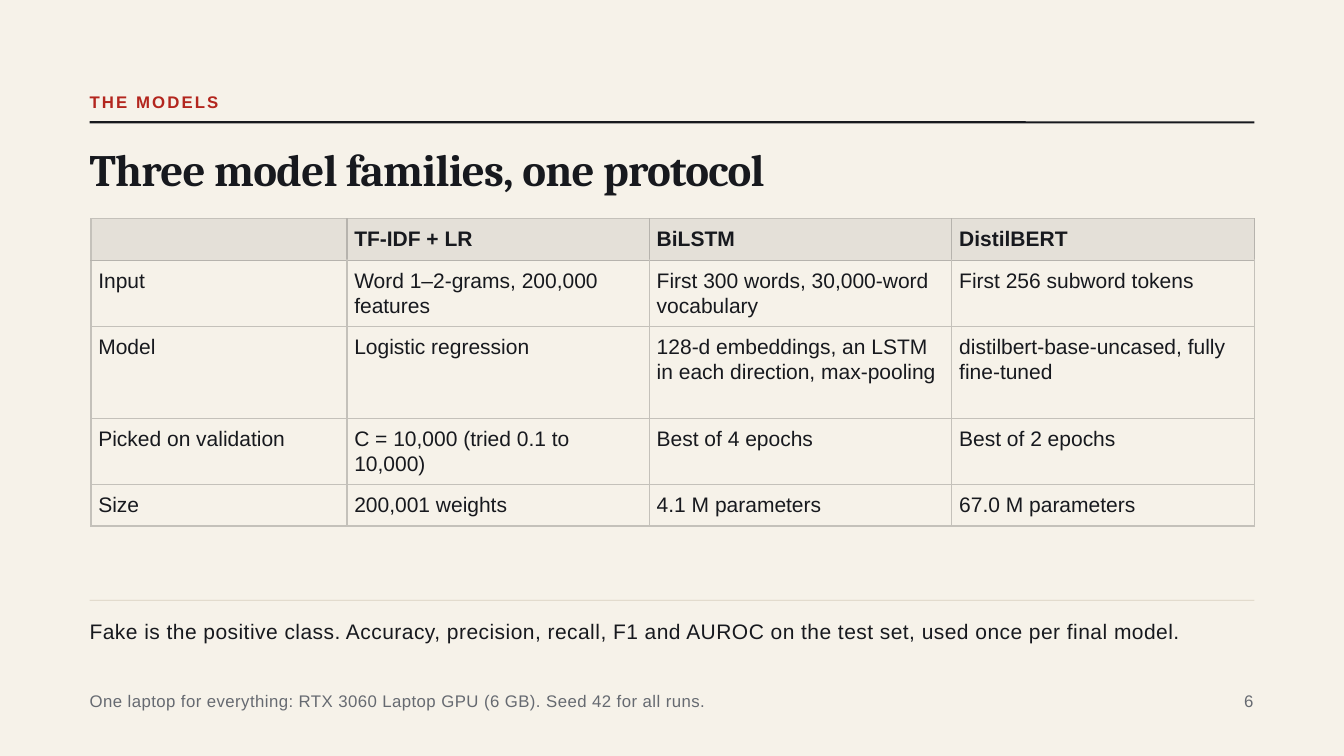
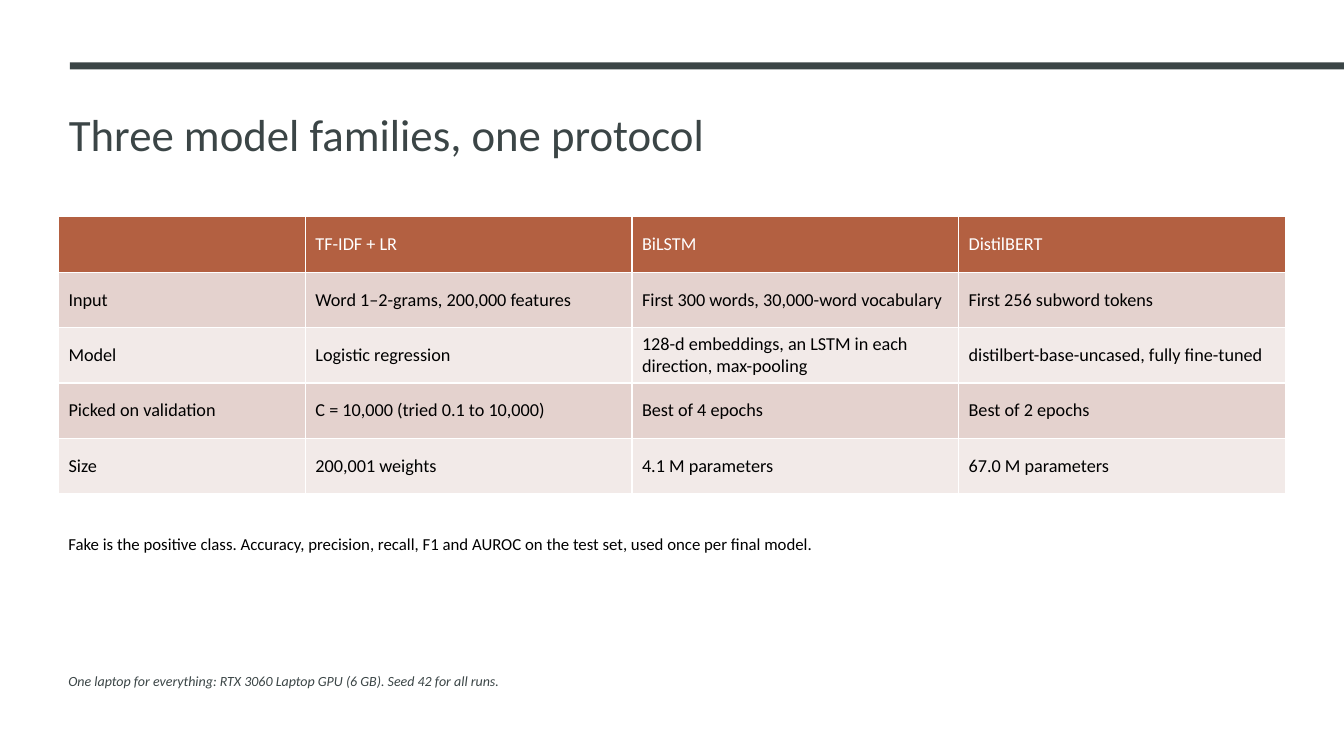
Before and after one commit to Abrafar/cs412-fake-news-detectio, a slide deck: slide 6 of presentation/CS412_Final_Presentation_Faruki.pptx. Drawn at 1344x756 pixels with LibreOffice and Linux fonts; fonts in the diff are those of the drawing. Boxes give left, top, right and bottom in pixels: in the first picture for what was removed or moved away, otherwise in the second. Text is boxed around its words. In the diff, an @@ line names an element or a change of style, - is before the commit and + after.

```diff
--- a/presentation/CS412_Final_Presentation_Faruki.pptx
+++ b/presentation/CS412_Final_Presentation_Faruki.pptx
@@ background #F6F2E9 to #FFFFFF @@
@@ rectangle added at bbox=[70, 63, 1344, 70], fill #3B4546 @@
@@ title "Three model families, one protocol": place and size @@
-title "Three model families, one protocol" at bbox=[90, 154, 764, 196]
+title "Three model families, one protocol" at bbox=[69, 120, 704, 159]
@@ title "Three model families, one protocol" at bbox=[69, 120, 704, 159]: font Cambria to Calibri, text colour #17191E to #3B4546, letter spacing -0.5 to 0 pt, bold off; line spacing 35.2pt to 0.8 @@
@@ text removed at bbox=[90, 96, 218, 108] @@
-THE MODELS
@@ line removed from (90, 122) to (1254, 122) @@
@@ table at bbox=[58, 217, 1286, 494] @@
@@ fill #E4E0D8 to #B36041 in row 1 @@
@@ fill none to #E5D2CF in 8 cells @@
@@ fill none to #F2EAE9 in 8 cells @@
@@ size 15 to 13 pt, font Arial to Calibri, text colour #17191E to #000000 @@
@@ text colour #17191E to #FFFFFF, bold off in "TF-IDF + LR", "BiLSTM", "DistilBERT" @@
@@ line spacing 18pt to 1 @@
@@ borders changed @@
@@ table: place and size @@
-table at bbox=[91, 219, 1254, 526]
+table at bbox=[58, 217, 1286, 494]
@@ text "Fake is the positive class. ...": place and size @@
-text "Fake is the positive class. ..." at bbox=[90, 623, 1179, 644]
+text "Fake is the positive class. ..." at bbox=[68, 538, 811, 553]
@@ text "Fake is the positive class. ..." at bbox=[68, 538, 811, 553]: size 15 to 12 pt, font Arial to Calibri, text colour #17191E to #000000, letter spacing 0.3 to 0 pt; line spacing 21pt to 1 @@
@@ line removed from (90, 600) to (1254, 600) @@
@@ text "One laptop for everything: RTX ...": place and size @@
-text "One laptop for everything: RTX ..." at bbox=[90, 695, 705, 711]
+text "One laptop for everything: RTX ..." at bbox=[68, 676, 499, 689]
@@ text "One laptop for everything: RTX ..." at bbox=[68, 676, 499, 689]: size 12 to 10 pt, font Arial to Calibri, text colour #666A71 to #3B4546, letter spacing 0.3 to 0 pt, italic on; line spacing 14.4pt to 1 @@
@@ text removed at bbox=[1244, 695, 1253, 707] @@
-6
```
Also in this commit, not shown: 14 other slides changed, 1 other file.
